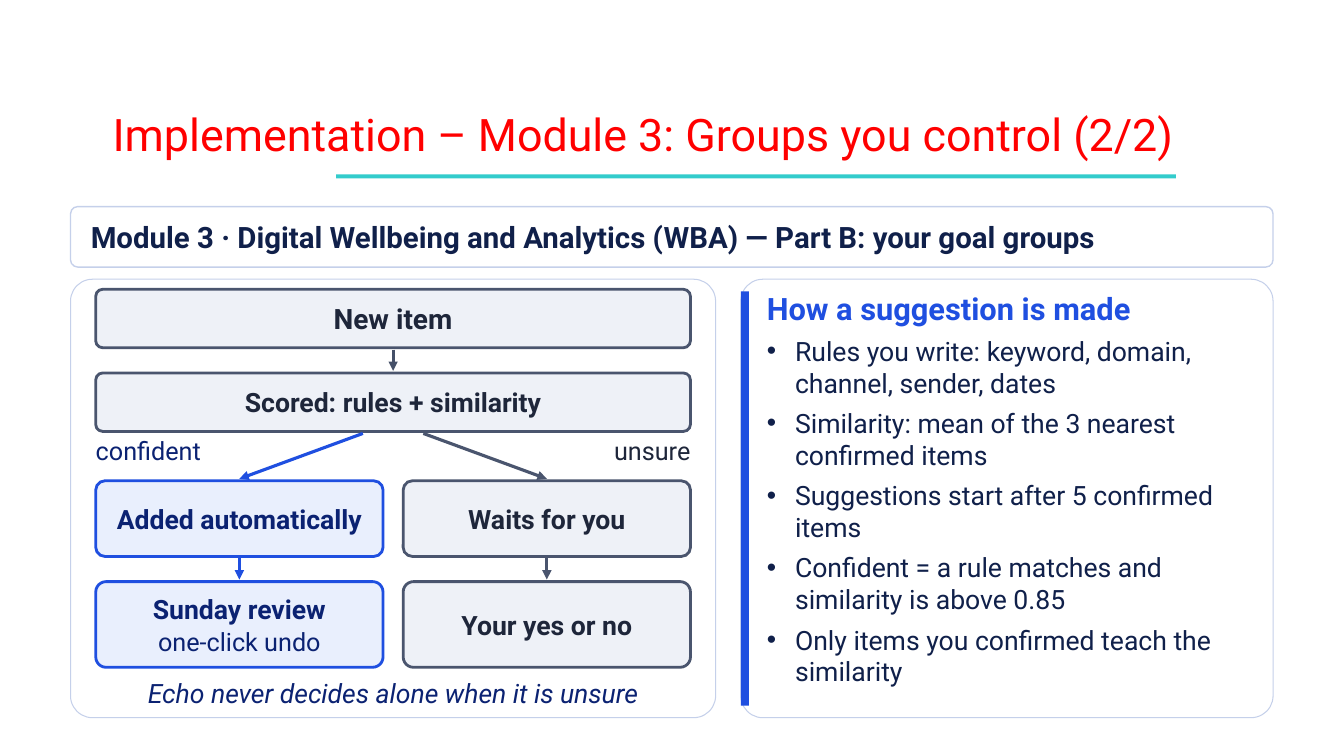
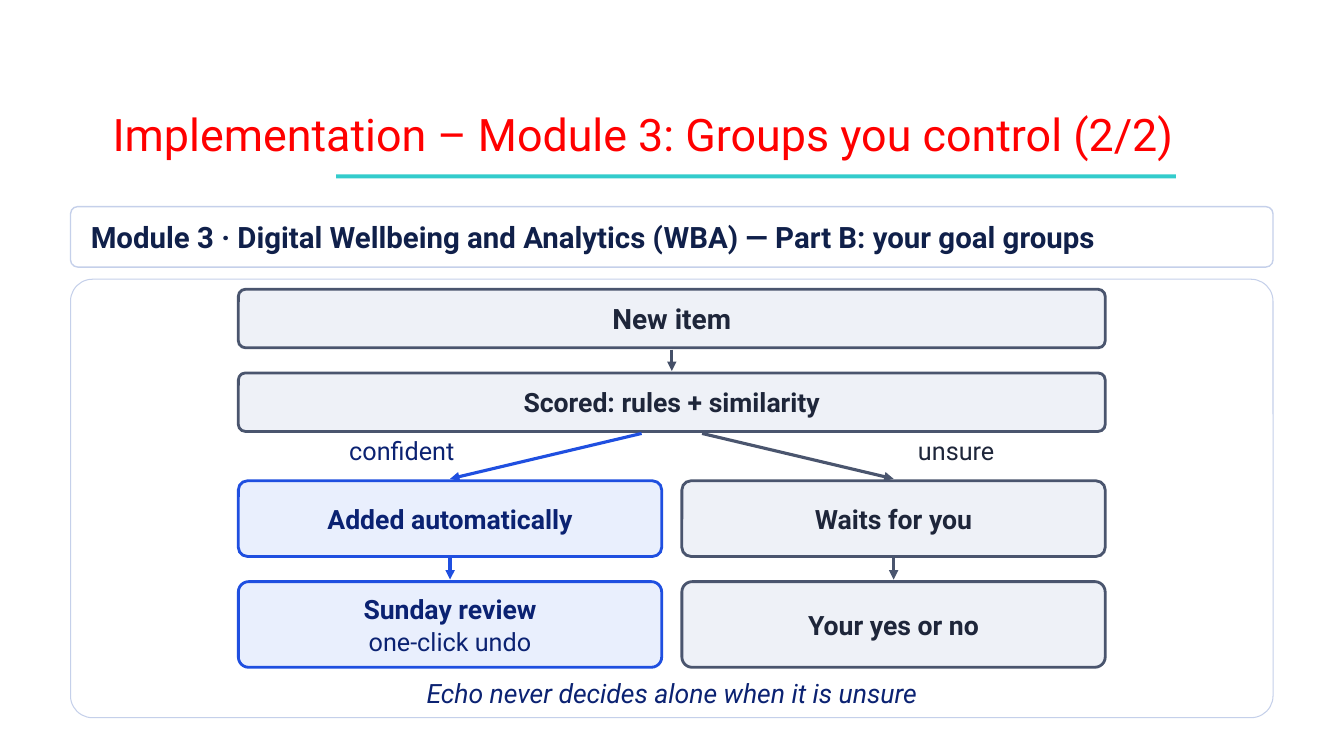
Before and after one commit to Shehzaad-khan/Efficient-Contextualized-History-Orchestrator-E.C.H.O, a slide deck: slide 11 of docs/Phase III/ECHO_Phase3_Review3.pptx (slide 12 before the commit). Drawn at 1344x756 pixels with LibreOffice and Linux fonts; fonts in the diff are those of the drawing; background and template pictures are left out. Boxes give left, top, right and bottom in pixels: in the first picture for what was removed or moved away, otherwise in the second. Text is boxed around its words. In the diff, an @@ line names an element or a change of style, - is before the commit and + after.

```diff
--- a/docs/Phase III/ECHO_Phase3_Review3.pptx
+++ b/docs/Phase III/ECHO_Phase3_Review3.pptx
@@ rounded rectangle: place and size @@
-rounded rectangle at <box>71,279,716,718</box>
+rounded rectangle at <box>71,279,1273,718</box>
@@ rounded rectangle "New item": place and size @@
-rounded rectangle "New item" at <box>96,289,691,348</box>
+rounded rectangle "New item" at <box>239,289,1106,348</box>
@@ rounded rectangle removed at <box>741,279,1273,718</box> @@
@@ rectangle removed at <box>741,291,749,706</box> @@
@@ text removed at <box>767,297,1213,687</box> @@
-How a suggestion is made
-• Rules you write: keyword, domain, channel, sender, dates
-• Similarity: mean of the 3 nearest confirmed items
-• Suggestions start after 5 confirmed items
-• Confident = a rule matches and similarity is above 0.85
-• Only items you confirmed teach the similarity
@@ arrow moved from (393, 350) - (393, 371) to (673, 350) - (673, 371) @@
@@ rounded rectangle "Scored: rules + similarity": place and size @@
-rounded rectangle "Scored: rules + similarity" at <box>96,373,691,432</box>
+rounded rectangle "Scored: rules + similarity" at <box>239,373,1106,432</box>
@@ text "confident": place and size @@
-text "confident" at <box>96,441,201,461</box>
+text "confident" at <box>349,441,454,461</box>
@@ arrow moved from (363, 434) - (240, 479) to (642, 434) - (450, 479) @@
@@ arrow moved from (423, 434) - (546, 479) to (702, 434) - (894, 479) @@
@@ text "unsure": place and size @@
-text "unsure" at <box>614,446,690,461</box>
+text "unsure" at <box>918,446,994,461</box>
@@ rounded rectangle "Added automatically": place and size @@
-rounded rectangle "Added automatically" at <box>96,481,383,557</box>
+rounded rectangle "Added automatically" at <box>239,481,662,557</box>
@@ rounded rectangle "Waits for you": place and size @@
-rounded rectangle "Waits for you" at <box>403,481,691,557</box>
+rounded rectangle "Waits for you" at <box>682,481,1105,557</box>
@@ arrow moved from (240, 559) - (240, 580) to (450, 559) - (450, 580) @@
@@ arrow moved from (546, 559) - (546, 580) to (894, 559) - (894, 580) @@
@@ rounded rectangle "Sunday review": place and size @@
-rounded rectangle "Sunday review" at <box>96,582,383,667</box>
+rounded rectangle "Sunday review" at <box>239,582,662,667</box>
@@ rounded rectangle "Your yes or no": place and size @@
-rounded rectangle "Your yes or no" at <box>403,582,691,667</box>
+rounded rectangle "Your yes or no" at <box>682,582,1105,667</box>
@@ text "Echo never decides alone when ...": place and size @@
-text "Echo never decides alone when ..." at <box>148,683,638,704</box>
+text "Echo never decides alone when ..." at <box>427,683,917,704</box>
```
Also in this commit, not shown: 8 other slides changed, 1 slide added, 2 slides removed, 11 other files.
